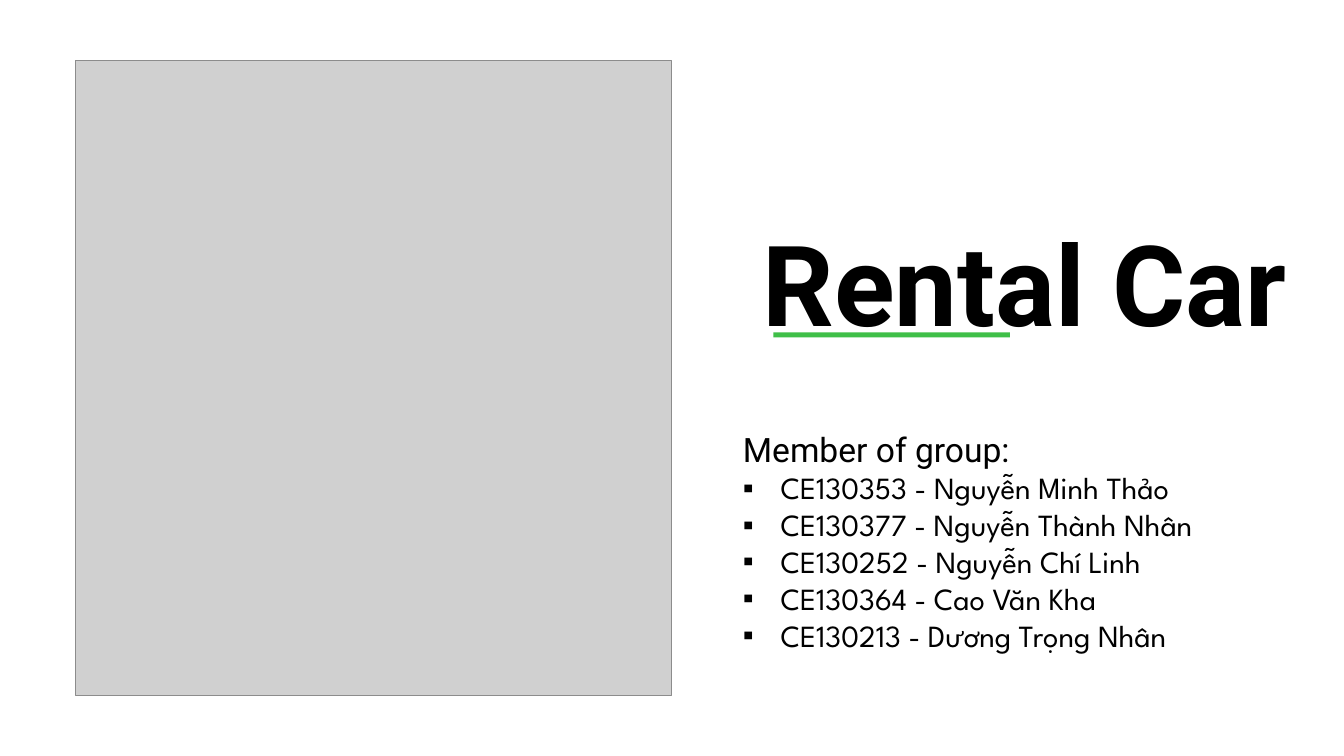
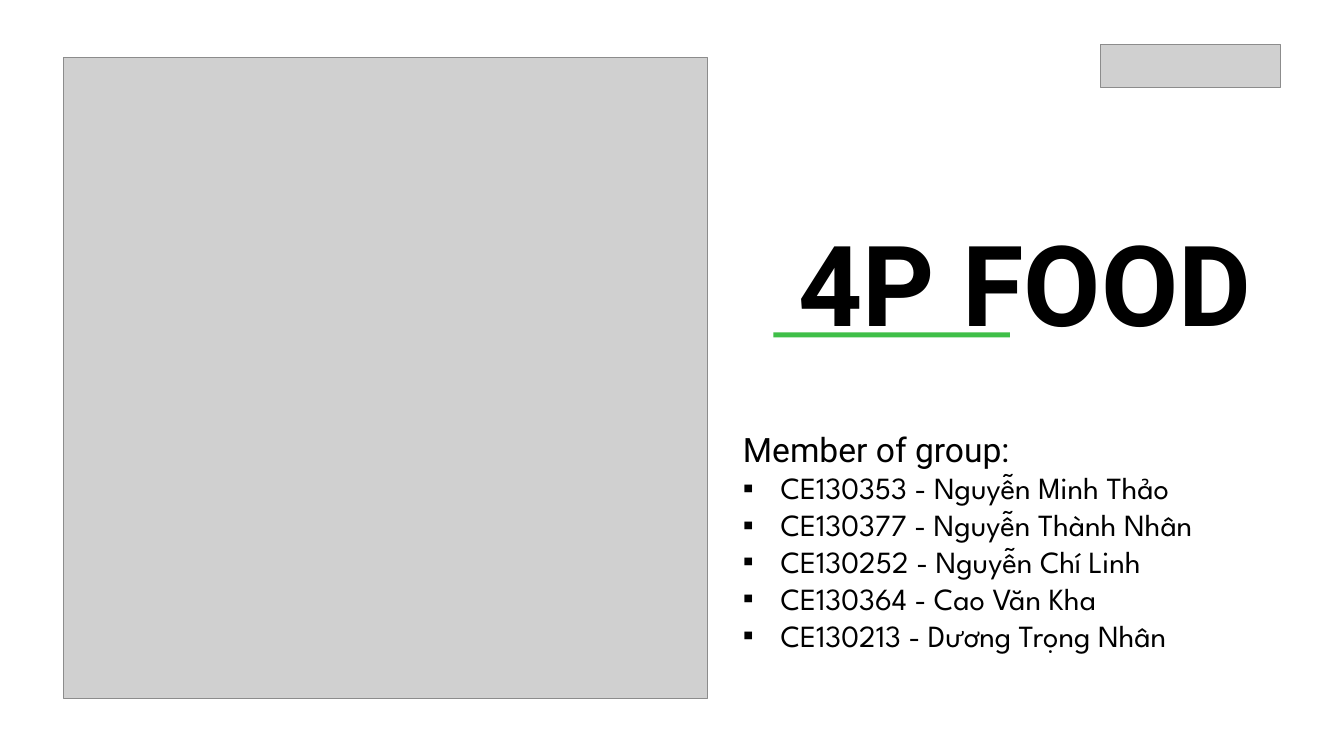
Before and after one commit to nhanntce/Fall_Group01, a slide deck: slide 1 of 4P Food.pptx. Drawn at 1344x756 pixels with LibreOffice and Linux fonts; fonts in the diff are those of the drawing; grey boxes stand for pictures. Boxes give left, top, right and bottom in pixels: in the first picture for what was removed or moved away, otherwise in the second. Text is boxed around its words. In the diff, an @@ line names an element or a change of style, - is before the commit and + after.

```diff
--- a/4P Food.pptx
+++ b/4P Food.pptx
@@ picture: place and size @@
-picture at box(76, 60, 673, 696)
+picture at box(64, 57, 708, 699)
@@ picture added at box(1101, 45, 1281, 88) @@
@@ title at box(798, 245, 1252, 338): text changed @@
-Rental Car
+4P FOOD
```
Also in this commit, not shown: 9 other slides changed, 1 slide added, 2 slides removed.
